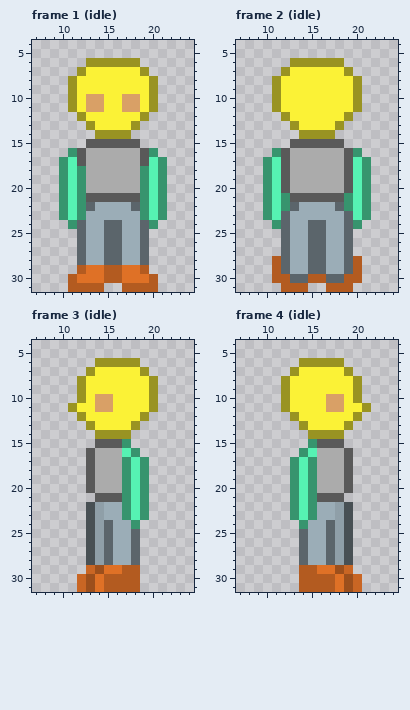
A pixel-art file gets an edit: mob/npcSprites/medium.aseprite. Above: the version before the commit.
32x32 pixels, 24 frames. Colours within 5 levels of each other are drawn and written as one. Shown: frame 1 (idle): x 7..24, y 4..31; frame 2 (idle): x 7..24, y 4..31; frame 3 (idle): x 7..24, y 4..31; frame 4 (idle): x 7..24, y 4..31. The commit also changed other frames, which this record leaves out.
New version:
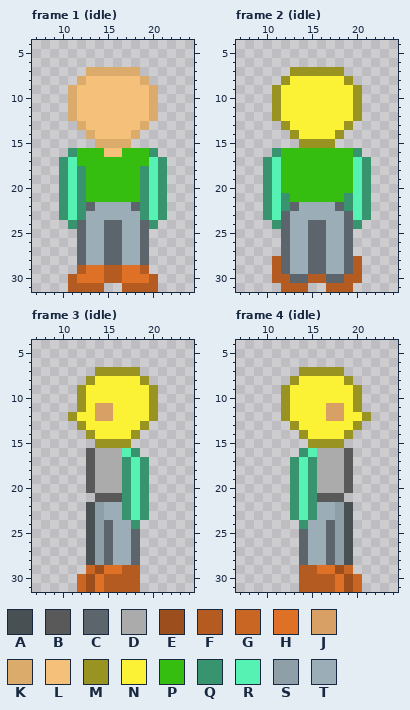
Palette (. is transparent): A #485054  B #595959  C #5b656b  D #ababab  E #9c4f1c  F #b35b20  G #c96624  H #df7126  J #d9a066  K #dbab6b  L #f5c07a  M #999322  N #fbf236  P #35bd0f  Q #37946e  R #56f2b3  S #8f9fa8  T #9badb7
Difference:
Frame 1 (idle):
y 6: x 13..18 MMMMMM -> ......
y 7: x 12..19 MNNNNNNM -> .KKKKKK.
y 8: x 11..20 MNNNNNNNNM -> .KLLLLLLK.
y 9: x 11..20 MNNNNNNNNM -> KLLLLLLLLK
y 10..11: x 11..20 MNJJNNJJNM -> KLLLLLLLLK
y 12: x 11..20 .MNNNNNNM. -> KLLLLLLLLK
y 13: x 12..19 .MNNNNM. -> KLLLLLLK
y 14: x 13..18 .MMMM. -> KLLLLK
y 15: x 13..18 BBBBBB -> .KKKK.
y 16: x 12..19 BDDDDDDB -> PPPLLPPP
y 17: x 12..19 BDDDDDDB -> PPPPPPPP
y 18..20: x 13..18 DDDDDD -> PPPPPP
y 21: x 13..18 BBBBBB -> PPPPPP
Frame 2 (idle):
y 6: x 13..18 MMMMMM -> ......
y 7: x 12..19 MNNNNNNM -> .MMMMMM.
y 8: x 11..12 MN -> .M; x 19..20 NM -> M.
y 12: x 11..12 .M -> MN; x 19..20 M. -> NM
y 13: x 12..13 .M -> MN; x 18..19 M. -> NM
y 14: x 13..18 .MMMM. -> MNNNNM
y 15: x 13..18 BBBBBB -> .MMMM.
y 16..20: x 12..19 BDDDDDDB -> PPPPPPPP
y 21: x 13..18 BBBBBB -> PPPPPP
Frame 3 (idle):
y 6: x 14..18 MMMMM -> .....
y 7: x 13..19 MNNNNNM -> .MMMMM.
y 8: x 12..13 MN -> .M; x 19..20 NM -> M.
y 10: x 14..15 JJ -> NN
y 11: x 11..12 MN -> .M
y 12: x 11..12 .M -> MN; x 14..15 NN -> JJ; x 19..20 M. -> NM
y 13: x 12..13 .M -> MN; x 18..19 M. -> NM
y 14: x 13..18 .MMMM. -> MNNNNM
y 15: x 14..17 BBBQ -> MMMM
Frame 4 (idle):
y 6: x 14..18 MMMMM -> .....
y 7: x 13..19 MNNNNNM -> .MMMMM.
y 8: x 12..13 MN -> .M; x 19..20 NM -> M.
y 10: x 17..18 JJ -> NN
y 11: x 20..21 NM -> M.
y 12: x 12..13 .M -> MN; x 17..18 NN -> JJ; x 20..21 M. -> NM
y 13: x 13..14 .M -> MN; x 19..20 M. -> NM
y 14: x 14..19 .MMMM. -> MNNNNM
y 15: x 15..18 QBBB -> MMMM
